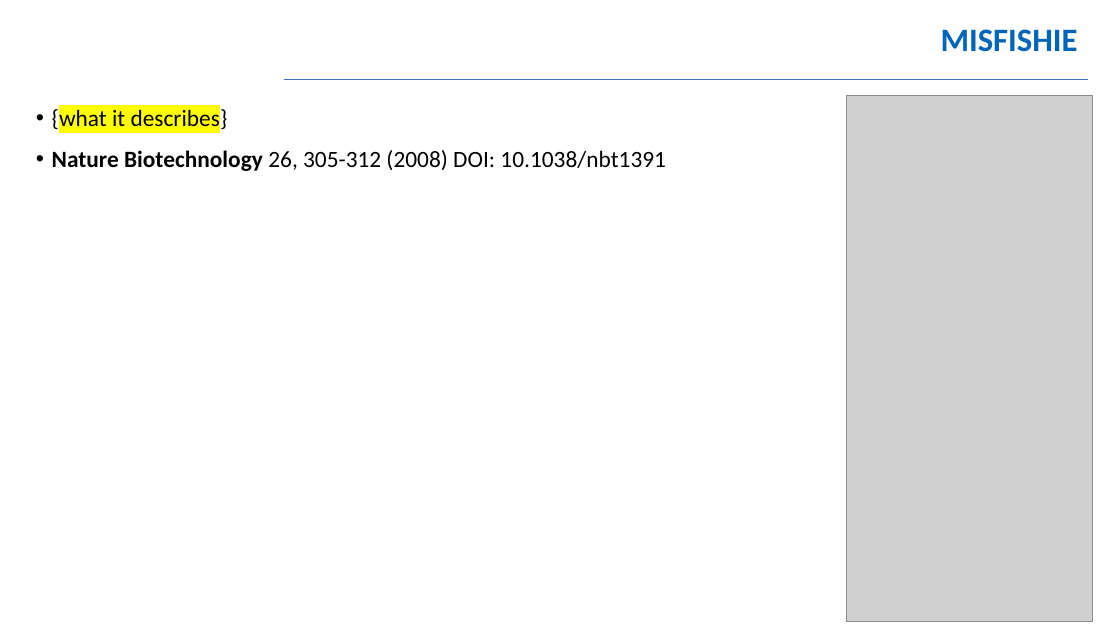
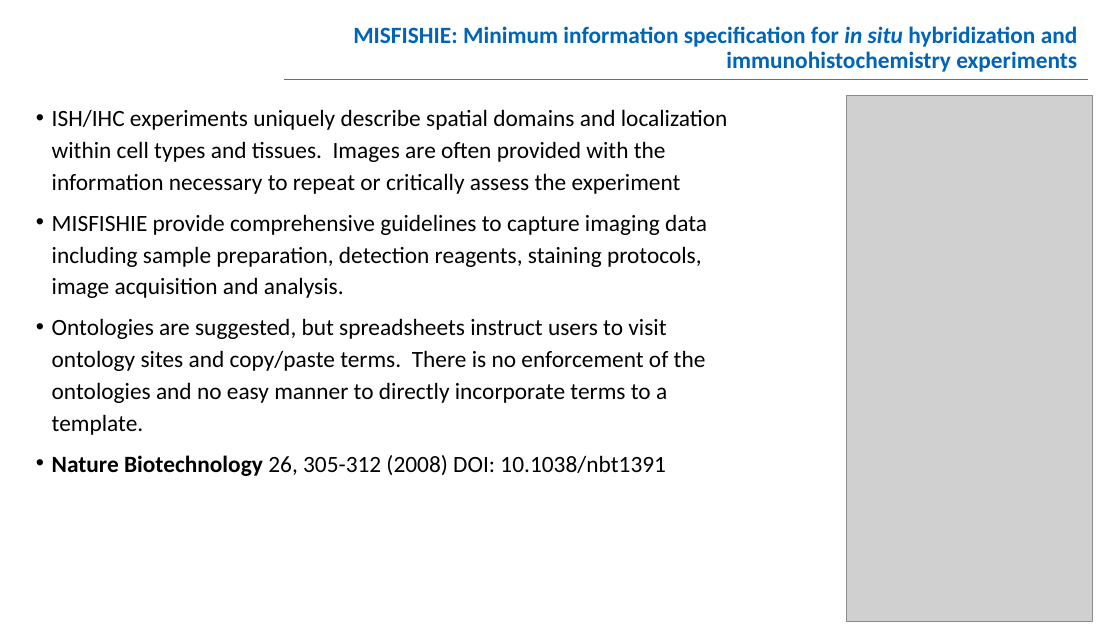
Before and after one commit to NCBI-Hackathons/BioAssay-Express-Applying-FAIR-Principles-to-Bioassay-Protocols, a slide deck: slide 7 of IntroSlides.pptx. Drawn at 1120x630 pixels with LibreOffice and Linux fonts; fonts in the diff are those of the drawing; grey boxes stand for pictures; background and template pictures are left out. Boxes give left, top, right and bottom in pixels: in the first picture for what was removed or moved away, otherwise in the second. Text is boxed around its words. In the diff, an @@ line names an element or a change of style, - is before the commit and + after.

Commit message:
More information

```diff
--- a/IntroSlides.pptx
+++ b/IntroSlides.pptx
@@ title at box(353, 26, 1078, 72): text changed; size 28 to 20 pt @@
-MISFISHIE
+MISFISHIE: Minimum information specification for in situ hybridization and immunohistochemistry experiments
@@ text at box(52, 109, 728, 435): text changed @@
-• {what it describes}
+• ISH/IHC experiments uniquely describe spatial domains and localization within cell types and tissues. Images are often provided with the information necessary to repeat or critically assess the experiment
+• MISFISHIE provide comprehensive guidelines to capture imaging data including sample preparation, detection reagents, staining protocols, image acquisition and analysis.
+• Ontologies are suggested, but spreadsheets instruct users to visit ontology sites and copy/paste terms. There is no enforcement of the ontologies and no easy manner to directly incorporate terms to a template.
```
Also in this commit, not shown: 6 other slides changed, 8 other files.
